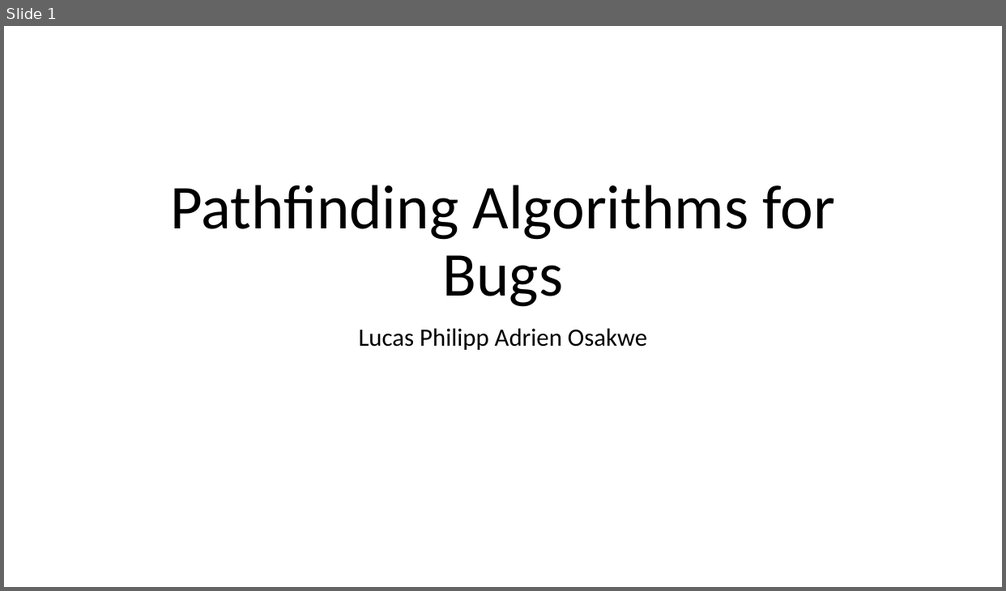
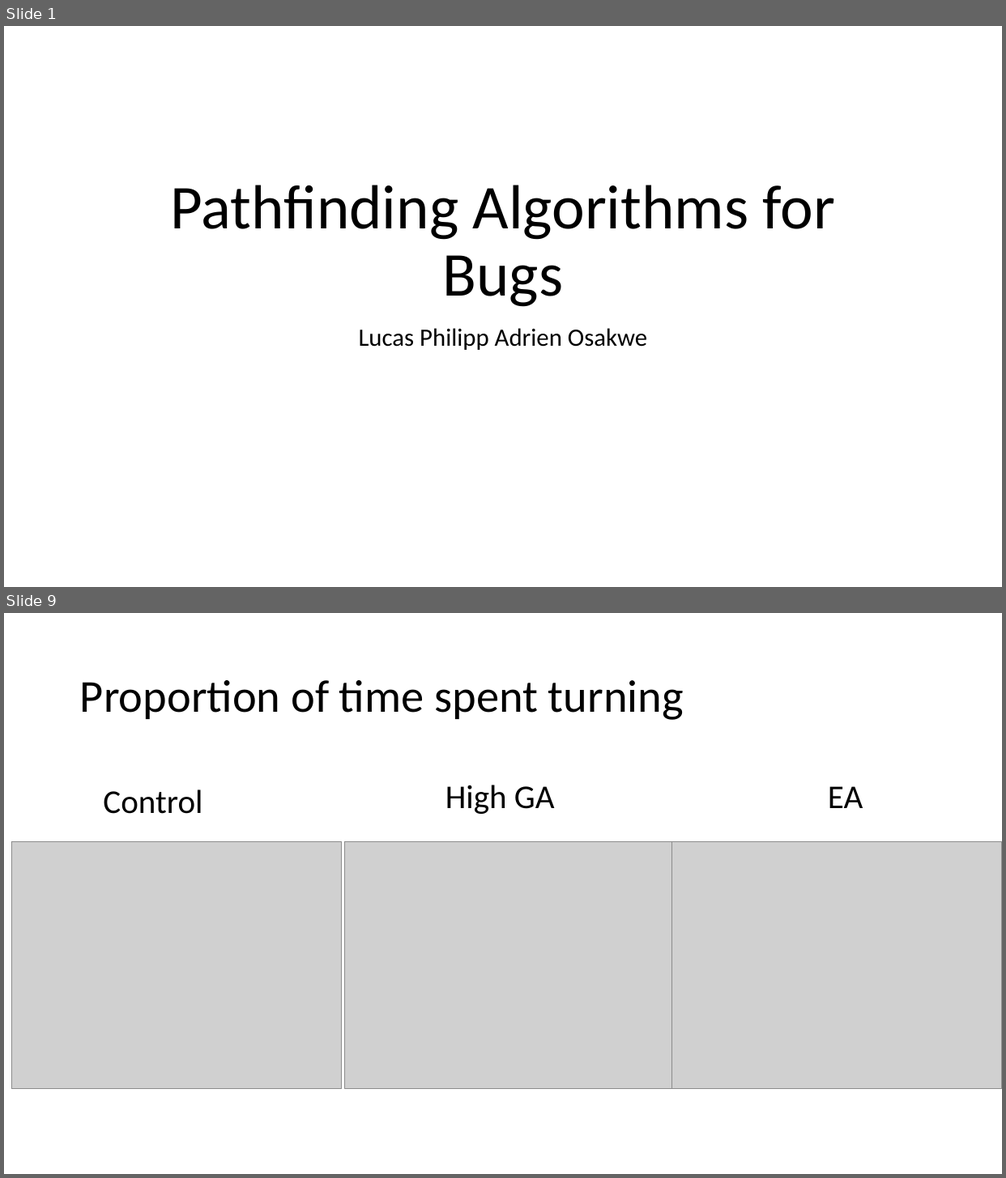
Before and after one commit to aosakwe/QLSC600_M6_A2, a slide deck: QLSC600_M6_Presentation.pptx. Shown one above the other, each under a label of ours: slide 1 before the commit, slides 1 and 9 after it; the slides between them are not shown. The pictures are 1006x591 and 1006x1178 pixels, drawn with LibreOffice and Linux fonts; fonts in the diff are those of the drawing; grey boxes stand for pictures. Boxes give left, top, right and bottom in pixels: in the first picture for what was removed or moved away, otherwise in the second. Text is boxed around its words. In the diff, an @@ line names an element or a change of style, - is before the commit and + after.

```diff
--- a/QLSC600_M6_Presentation.pptx
+++ b/QLSC600_M6_Presentation.pptx
@@ slide 9 added at (x1=4, y1=613, x2=1002, y2=1174), background #FFFFFF @@
@@ title added at (x1=80, y1=680, x2=684, y2=720), 44 pt, text #000000 @@
+Proportion of time spent turning
@@ text added at (x1=103, y1=790, x2=202, y2=814), 32 pt, text #000000 @@
+Control
@@ text added at (x1=445, y1=785, x2=555, y2=814), 32 pt, text #000000 @@
+High GA
@@ text added at (x1=828, y1=786, x2=863, y2=808), 32 pt, text #000000 @@
+EA
@@ picture added at (x1=11, y1=842, x2=342, y2=1090) @@
@@ picture added at (x1=345, y1=842, x2=675, y2=1090) @@
@@ picture added at (x1=671, y1=842, x2=1002, y2=1090) @@
```
Also in this commit, not shown: 7 other slides added, 3 slides removed.
